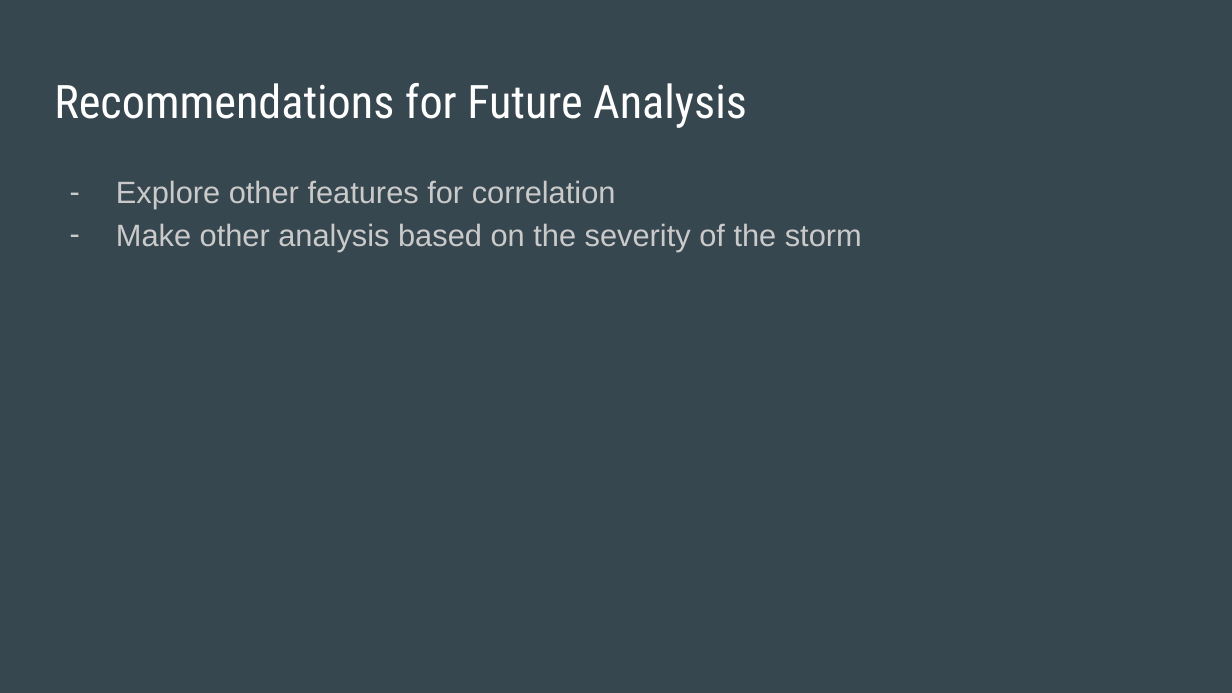
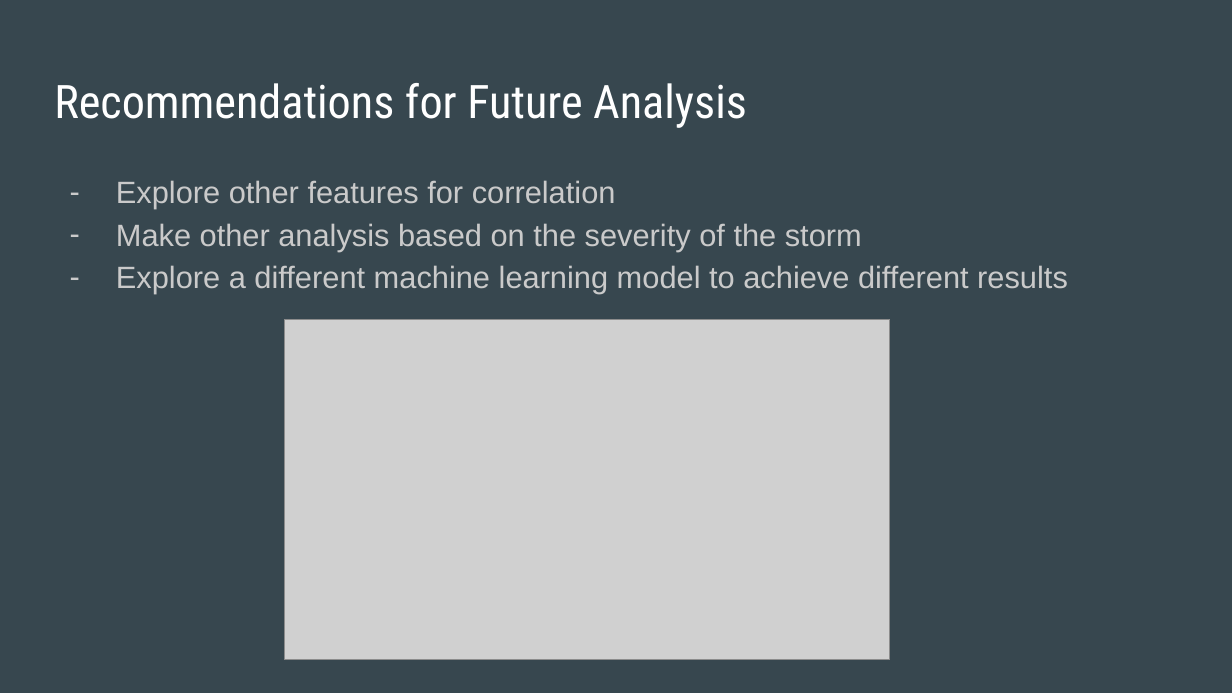
Before and after one commit to daniduce/Final-Project, a slide deck: slide 19 of Weather Patterns.pptx. Drawn at 1232x693 pixels with LibreOffice and Linux fonts; fonts in the diff are those of the drawing; grey boxes stand for pictures. Boxes give left, top, right and bottom in pixels: in the first picture for what was removed or moved away, otherwise in the second. Text is boxed around its words. In the diff, an @@ line names an element or a change of style, - is before the commit and + after.

```diff
--- a/Weather Patterns.pptx
+++ b/Weather Patterns.pptx
@@ text at [116,265,1068,294]: paragraph added @@
+– Explore a different machine learning model to achieve different results
@@ picture added at [285,319,890,659] @@
```
Also in this commit, not shown: 6 other slides changed.
